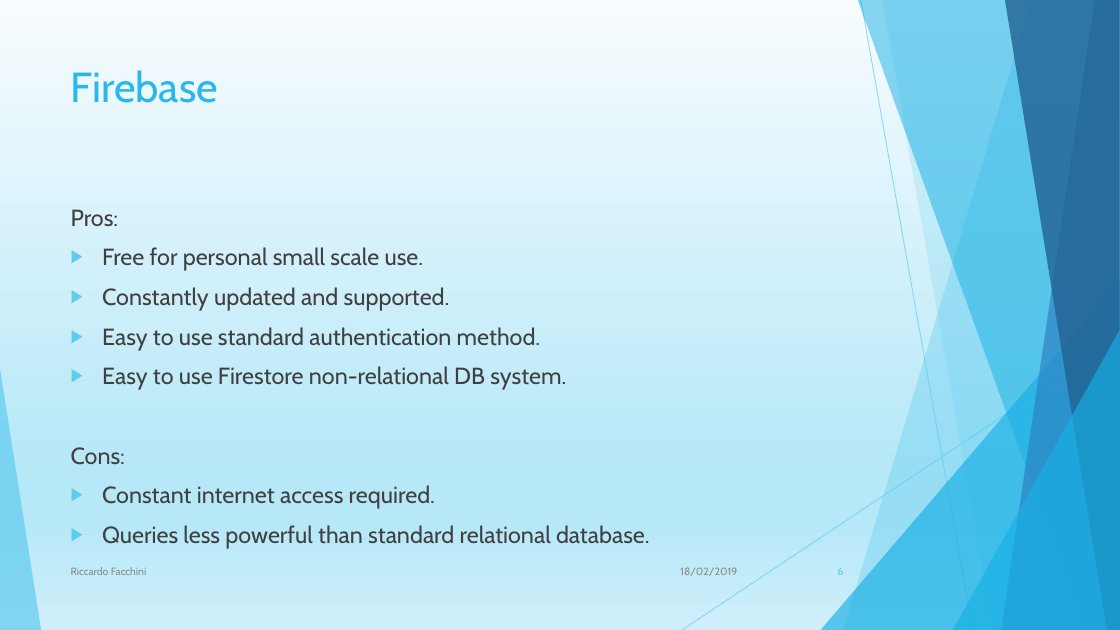
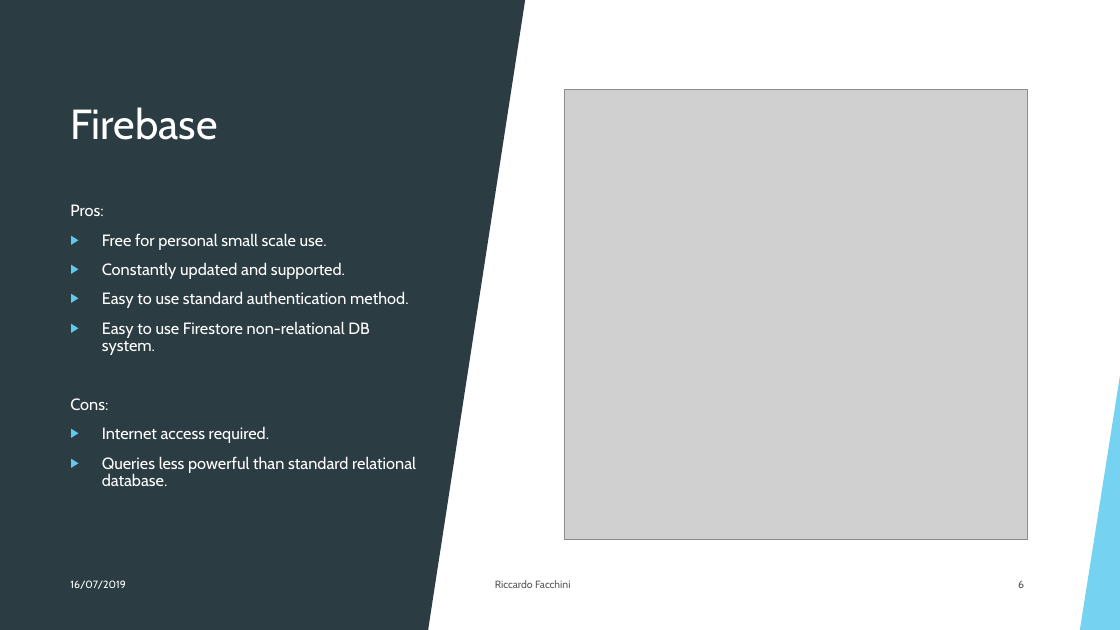
Before and after one commit to Riccardo95Facchini/Reservation, a slide deck: slide 6 of Presentation/Presentation.pptx. Drawn at 1120x630 pixels with LibreOffice and Linux fonts; fonts in the diff are those of the drawing; grey boxes stand for pictures. Boxes give left, top, right and bottom in pixels: in the first picture for what was removed or moved away, otherwise in the second. Text is boxed around its words. In the diff, an @@ line names an element or a change of style, - is before the commit and + after.

```diff
--- a/Presentation/Presentation.pptx
+++ b/Presentation/Presentation.pptx
@@ background gradient #F7FCFE to #B7E8F8 to #CFEFFA to #FFFFFF @@
@@ rectangle added at (0, 0, 1120, 630), fill #FFFFFF @@
@@ rectangle added at (0, 0, 429, 630), fill #2C3C43 @@
@@ triangle added at (429, 0, 526, 630), fill #2C3C43 @@
@@ title "Firebase" at (70, 107, 217, 140): text colour #2AB8EA to #FFFFFF; vertical alignment top to middle @@
@@ picture added at (565, 89, 1028, 539) @@
@@ text at (70, 204, 416, 486): size 20 to 14 pt, text colour #404040 to #FFFFFF in "Pros:", "Free for personal small scale use.", "Constantly updated and supported.", "Easy to use standard authentication method." and 3 more places; line spacing 1 to 0.9 @@
@@ triangle added at (1081, 369, 1120, 630), fill #5FCBEF at 85% opacity @@
@@ text at (102, 426, 269, 443): text changed; size 20 to 14 pt; text colour #404040 to #FFFFFF @@
-▶ Constant internet access required.
+▶ Internet access required.
@@ text "Riccardo Facchini": place and size @@
-text "Riccardo Facchini" at (71, 567, 146, 575)
+text "Riccardo Facchini" at (495, 580, 570, 588)
@@ text "Riccardo Facchini" at (495, 580, 570, 588): text colour #8C8C8C to #595959; more space between paragraphs @@
@@ page number: place and size @@
-page number at (838, 568, 844, 575)
+page number at (1018, 581, 1024, 588)
@@ page number at (1018, 581, 1024, 588): text colour #5FCBEF to #595959; more space between paragraphs @@
@@ text at (70, 580, 126, 589): text changed; text colour #8C8C8C to #FFFFFF @@
-18/02/2019
+16/07/2019
```
Also in this commit, not shown: 6 other slides changed, 10 slides added, 3 slides removed, 8 other files.
